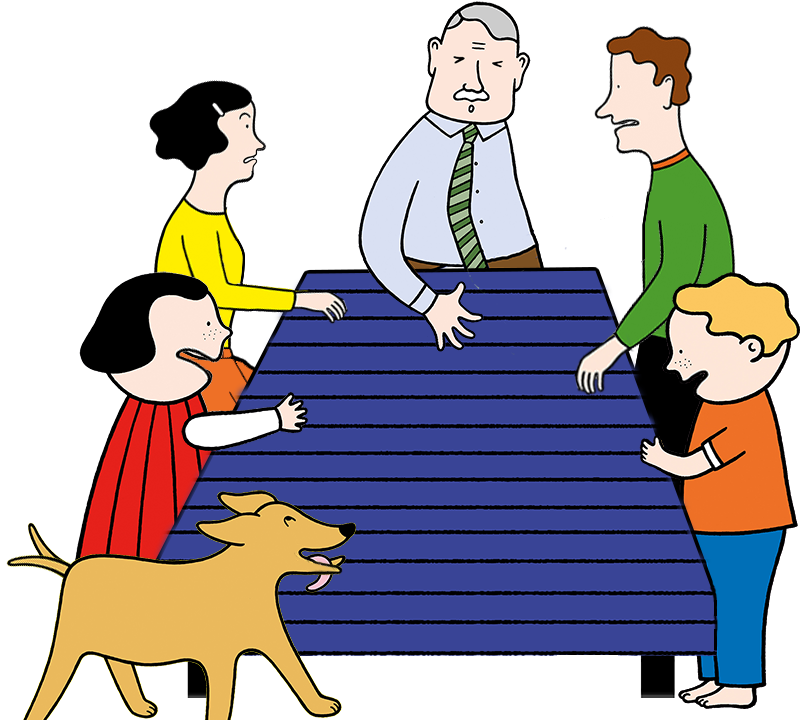
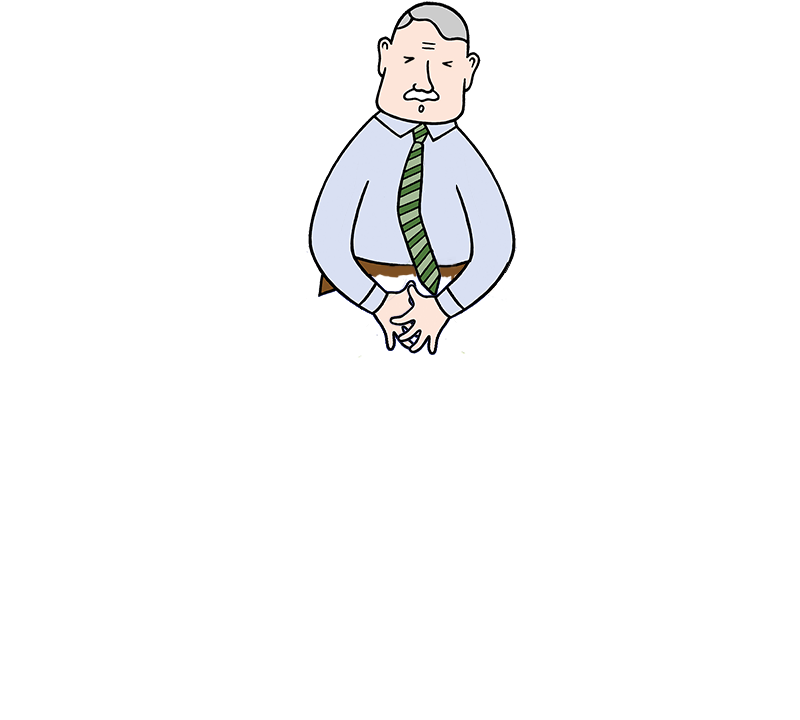
Before/after of a 800 x 720 layered artwork. What changed in the layer stack:
hid "boelhand" over [181, 392, 308, 451]
hid "torehand" over [639, 283, 751, 479]
hid "granddadhand", painted on it over [306, 136, 567, 358]
hid "dadhand" over [574, 320, 633, 397]
hid "momhand" over [230, 282, 349, 340]
hid "dogsad" over [6, 490, 356, 720]
hid "dog" over [23, 490, 356, 720]
hid "table" over [139, 267, 719, 698]
hid "boelsad" over [74, 271, 308, 564]
hid "boel" over [74, 271, 308, 564]
hid "toresad" over [639, 272, 800, 709]
hid "tore" over [639, 272, 800, 709]
hid "dadsad" over [572, 25, 736, 507]
hid "dad" over [572, 25, 736, 507]
hid "momsad" over [149, 80, 443, 491]
hid "mom" over [149, 80, 443, 491]
painted on "granddadsad" over [306, 1, 567, 358]
painted on "granddad" over [306, 1, 567, 358]
